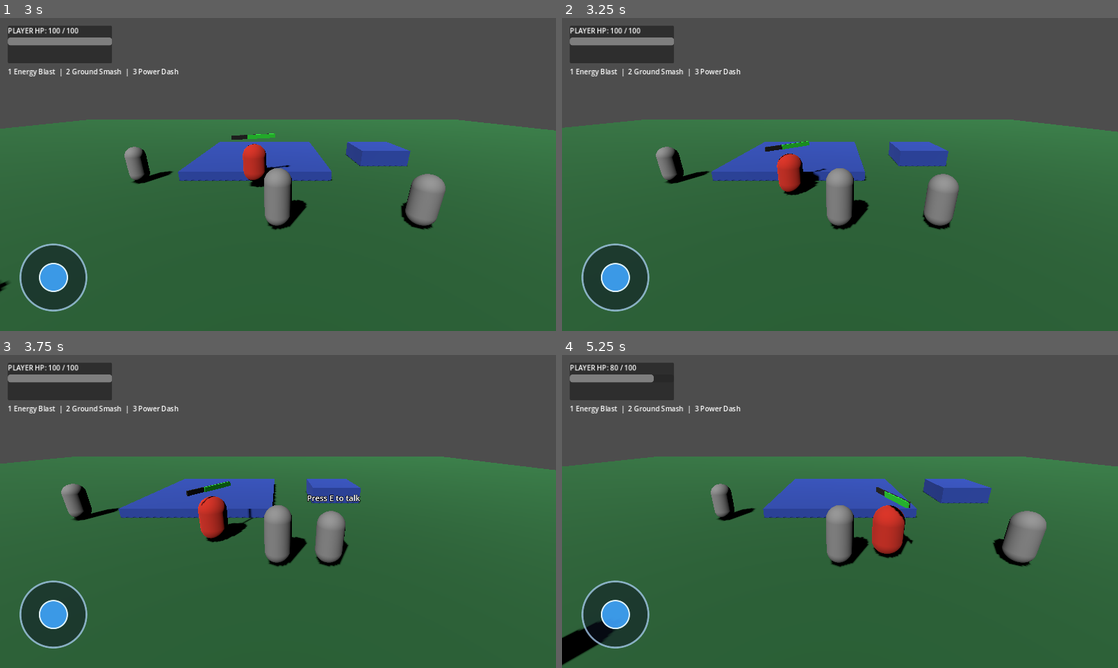
Above: before the commit, frames 1-4 (two rows, left to right).
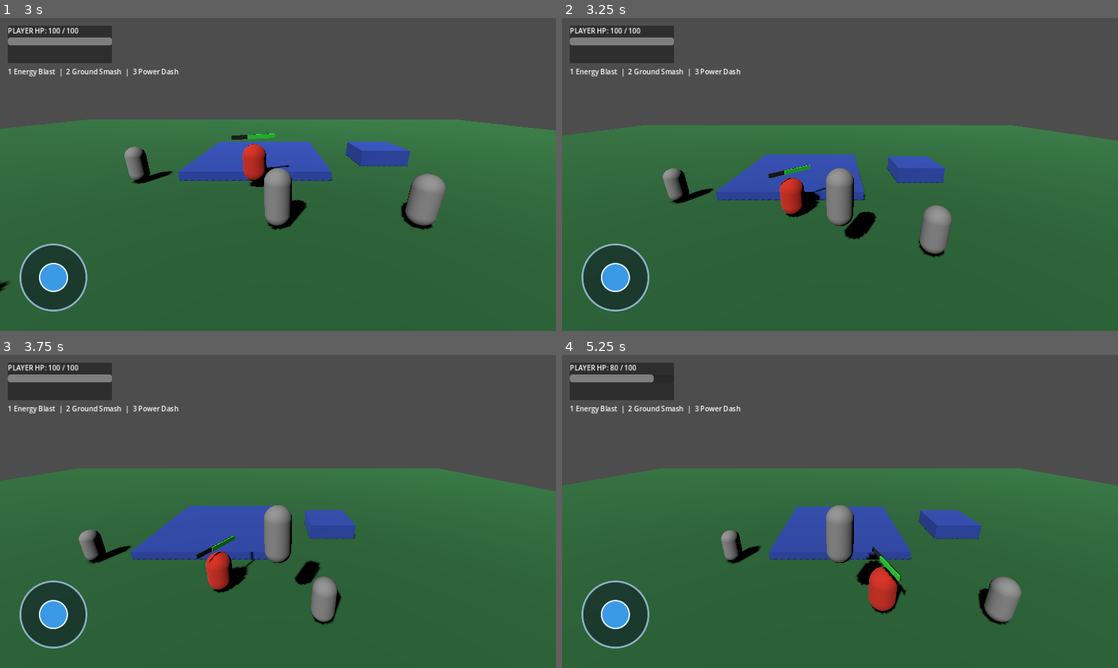
Above: after the commit, the same moments.

Repository: arasamuthu7-maker/Ultimate-Power-
Game: Godot game, scene res://LoadingScreen.tscn
Two runs of this game, one before a commit and one after it. Both use one fixed random seed, a clock stepped at 60 frames per second and the inputs below.
Inputs (mouse positions are in pixels of both pictures, inside the frame that each line leads up to):
- Up to frame 1 (3 s): tap Enter (ui_accept) at 0.5, 0.6, 0.77, 1.07 s; move the mouse to (400, 158) at 0.52 s; hold Right (ui_right) 0.53-1.25 s; click (400, 158) at 0.67 s; drag from (166, 190) to (250, 237) at 1.27 s; click "ENTER WORLD" at 2 s; move the mouse to (55, 277) at 2.77 s; hold Right (ui_right) from 2.78 s (still down); tap 2 at 2.85 s; click (55, 277) at 2.92 s
- Up to frame 2 (3.25 s): keep holding Right (ui_right); tap Enter (ui_accept) at 3.05 s
- Up to frame 3 (3.75 s): release Right (ui_right) at 3.5 s; drag from (250, 574) to (111, 464) at 3.52 s
- Up to frame 4 (5.25 s): move the mouse to (1006, 558) at 4.27 s; hold Left (ui_left) 4.28-5 s; tap E at 4.35 s; tap Enter (ui_accept) at 4.52, 4.55, 4.82 s; drag from (673, 464) to (756, 433) at 5.02 s

Frame 1 is identical in both runs. In frame 2, 8.9% of the frame differs, in the area x 0-100%, y 32-77%; in frame 3, 14%; in frame 4, 15%, in the area x 0-100%, y 32-100%.

Commit message:
Add jump support for mobile action button

Diff:
--- a/Player.gd
+++ b/Player.gd
@@ -4,10 +4,15 @@
 
 var gravity: float = 9.8
 var mobile_move_input: Vector2 = Vector2.ZERO
+var mobile_jump_requested: bool = false
+@export var jump_velocity: float = 7.0
 
 func _physics_process(delta: float) -> void:
     if not is_on_floor():
         velocity.y -= gravity * delta
+    elif Input.is_action_just_pressed("ui_accept") or mobile_jump_requested:
+        velocity.y = jump_velocity
+    mobile_jump_requested = false
 
     var input_dir = Input.get_vector(
         "ui_left", "ui_right",
